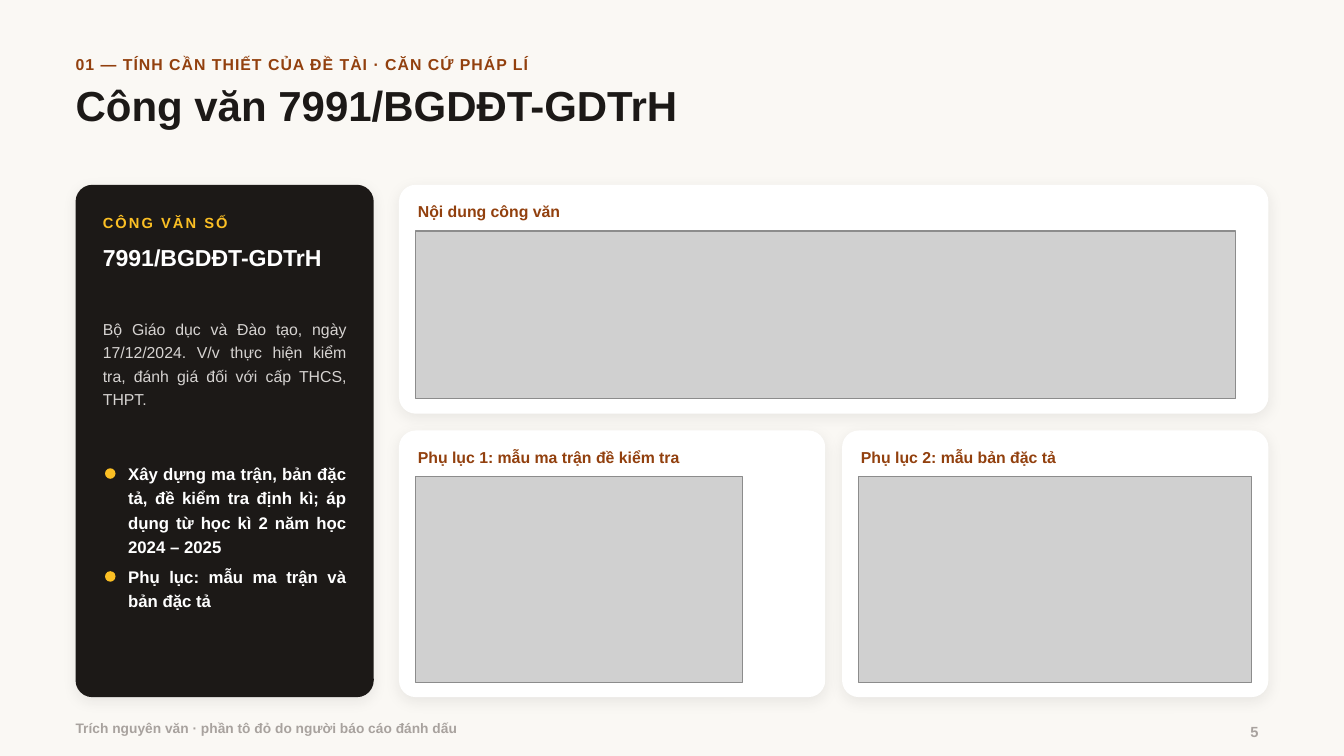
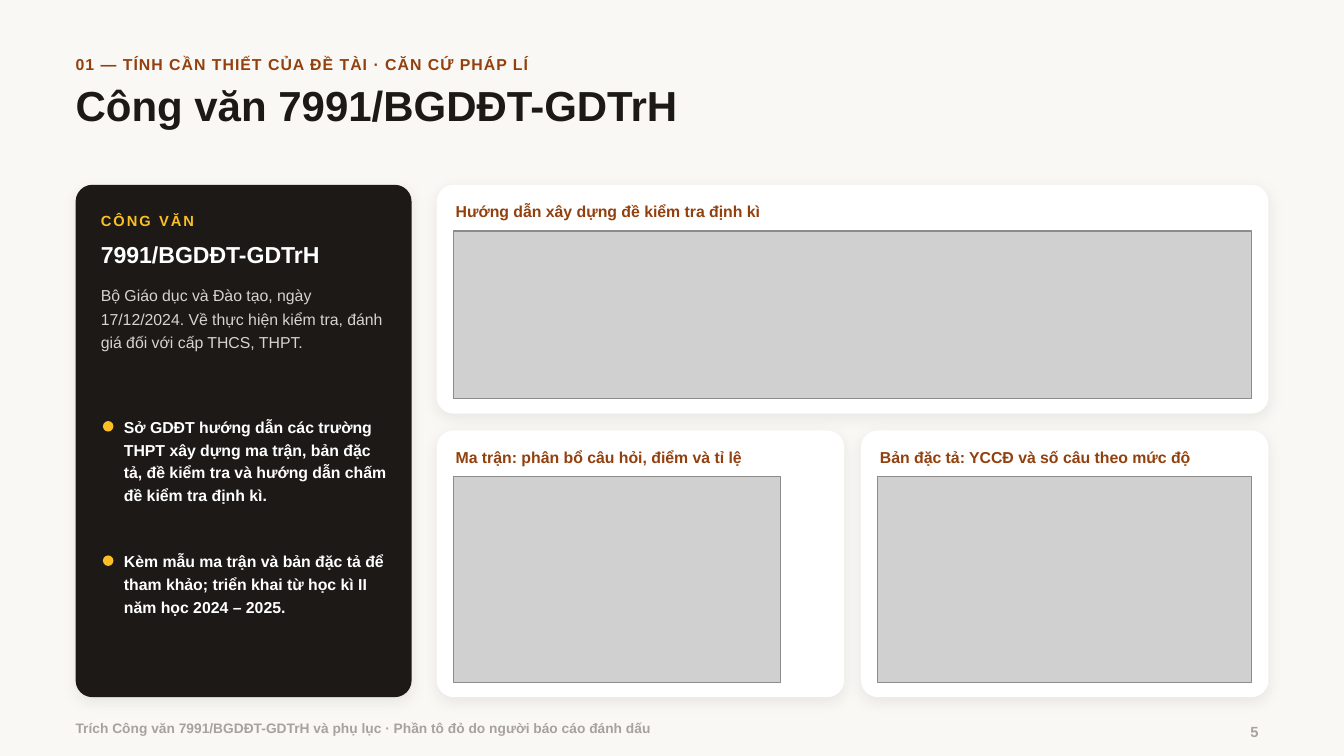
Before and after one commit to hoaihuy2609/kltn, a slide deck: slide 5 of tai-ve/Bao_cao_de_cuong.pptx. Drawn at 1344x756 pixels with LibreOffice and Linux fonts; fonts in the diff are those of the drawing; grey boxes stand for pictures; background and template pictures are left out. Boxes give left, top, right and bottom in pixels: in the first picture for what was removed or moved away, otherwise in the second. Text is boxed around its words. In the diff, an @@ line names an element or a change of style, - is before the commit and + after.

```diff
--- a/tai-ve/Bao_cao_de_cuong.pptx
+++ b/tai-ve/Bao_cao_de_cuong.pptx
@@ rounded rectangle: place and size @@
-rounded rectangle at [76,185,374,697]
+rounded rectangle at [76,185,411,697]
@@ rounded rectangle at [76,185,411,697]: proportions changed @@
@@ rounded rectangle: place and size @@
-rounded rectangle at [399,185,1268,413]
+rounded rectangle at [437,185,1268,413]
@@ text at [456,204,760,221]: text changed @@
-Nội dung công văn
+Hướng dẫn xây dựng đề kiểm tra định kì
@@ text "7991/BGDĐT-GDTrH" at [101,246,320,264]: line spacing 1.07 to 1.11 @@
@@ text at [101,214,194,226]: text changed @@
-CÔNG VĂN SỐ
+CÔNG VĂN
@@ picture: place and size @@
-picture at [415,231,1236,399]
+picture at [454,231,1252,399]
@@ text at [101,289,382,352]: text changed @@
-Bộ Giáo dục và Đào tạo, ngày 17/12/2024. V/v thực hiện kiểm tra, đánh giá đối với cấp THCS, THPT.
+Bộ Giáo dục và Đào tạo, ngày 17/12/2024. Về thực hiện kiểm tra, đánh giá đối với cấp THCS, THPT.
@@ ellipse: place and size @@
-ellipse at [105,469,115,479]
+ellipse at [103,421,113,432]
@@ text at [124,420,386,504]: text changed; size 12 to 11.3 pt @@
-Xây dựng ma trận, bản đặc tả, đề kiểm tra định kì; áp dụng từ học kì 2 năm học 2024 – 2025
+Sở GDĐT hướng dẫn các trường THPT xây dựng ma trận, bản đặc tả, đề kiểm tra và hướng dẫn chấm đề kiểm tra định kì.
@@ rounded rectangle: place and size @@
-rounded rectangle at [399,431,826,698]
+rounded rectangle at [437,431,844,698]
@@ rounded rectangle: place and size @@
-rounded rectangle at [842,431,1268,698]
+rounded rectangle at [861,431,1268,698]
@@ picture: place and size @@
-picture at [415,477,742,683]
+picture at [454,477,780,683]
@@ text at [456,450,742,467]: text changed @@
-Phụ lục 1: mẫu ma trận đề kiểm tra
+Ma trận: phân bổ câu hỏi, điểm và tỉ lệ
@@ picture: place and size @@
-picture at [859,477,1252,683]
+picture at [878,477,1252,683]
@@ text at [880,450,1190,466]: text changed @@
-Phụ lục 2: mẫu bản đặc tả
+Bản đặc tả: YCCĐ và số câu theo mức độ
@@ ellipse: place and size @@
-ellipse at [105,572,115,582]
+ellipse at [103,556,113,566]
@@ text at [124,554,383,616]: text changed; size 12 to 11.3 pt @@
-Phụ lục: mẫu ma trận và bản đặc tả
+Kèm mẫu ma trận và bản đặc tả để tham khảo; triển khai từ học kì II năm học 2024 – 2025.
@@ text at [76,722,650,736]: text changed @@
-Trích nguyên văn · phần tô đỏ do người báo cáo đánh dấu
+Trích Công văn 7991/BGDĐT-GDTrH và phụ lục · Phần tô đỏ do người báo cáo đánh dấu
```
Also in this commit, not shown: 1 other slide changed, 4 other files.
